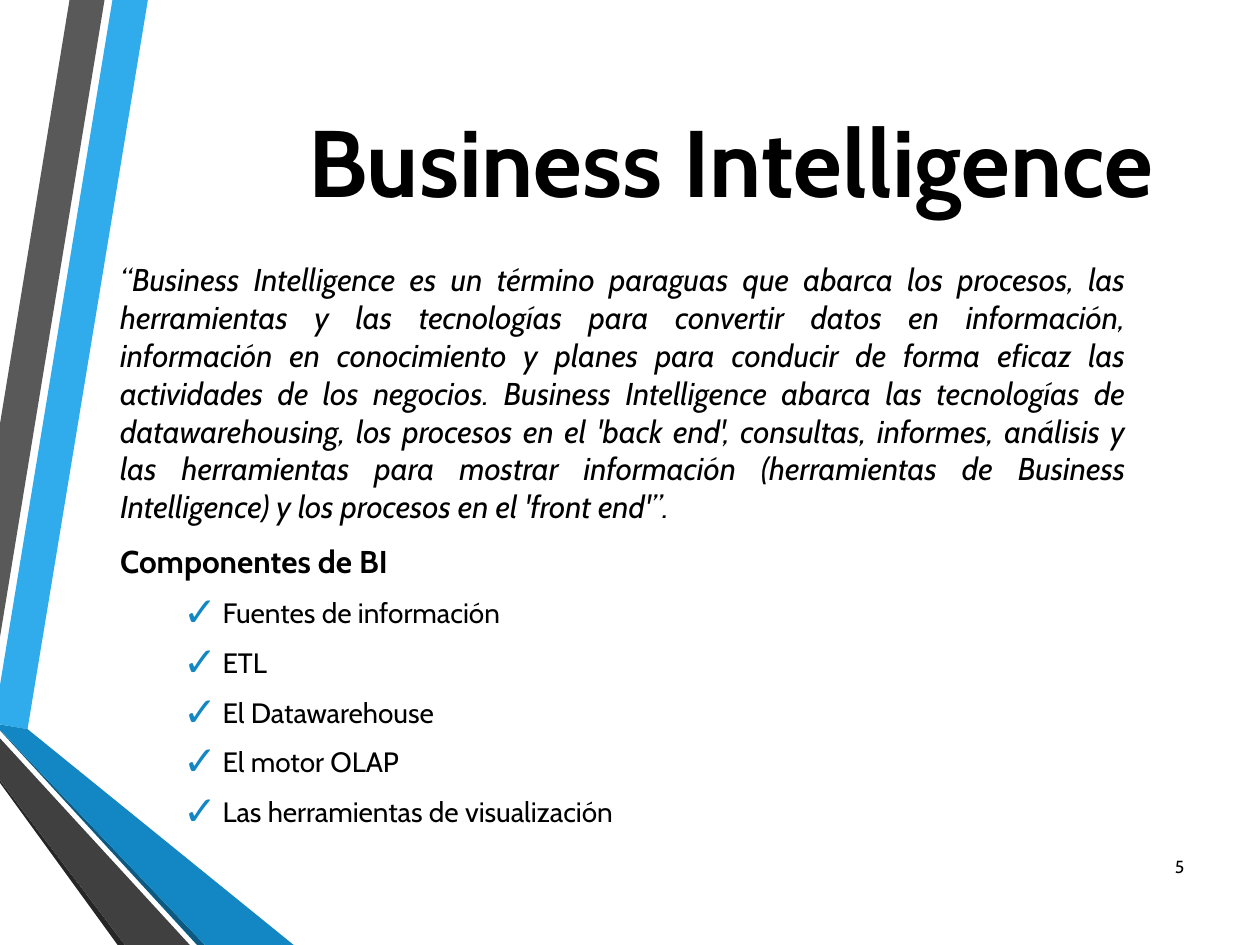
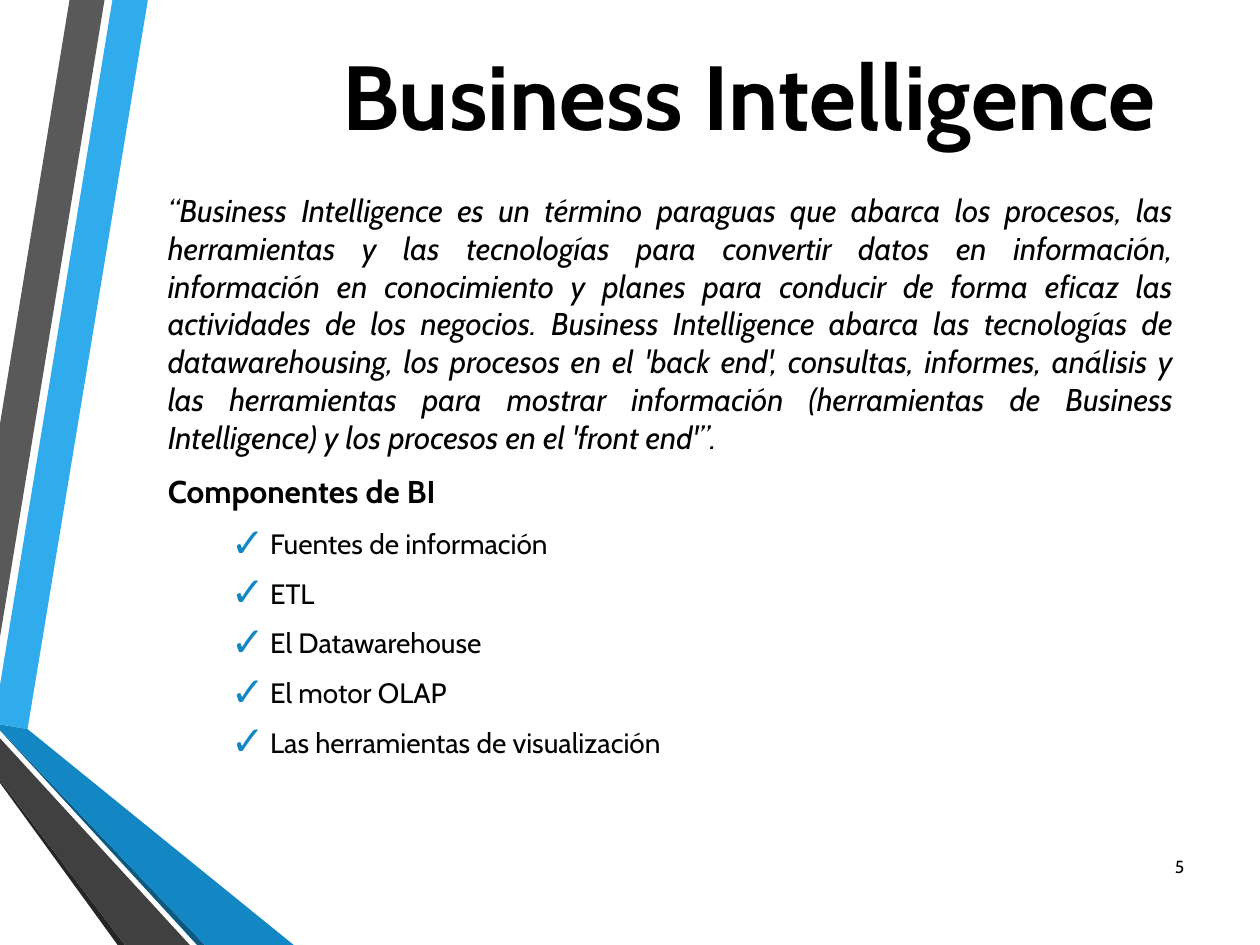
Before and after one commit to raulbenitezmartinez/tesisclei, a slide deck: slide 5 of Presentacion CLEI-JAIIO 2017.pptx. Drawn at 1260x945 pixels with LibreOffice and Linux fonts; fonts in the diff are those of the drawing; background and template pictures are left out. Boxes give left, top, right and bottom in pixels: in the first picture for what was removed or moved away, otherwise in the second. Text is boxed around its words. In the diff, an @@ line names an element or a change of style, - is before the commit and + after.

```diff
--- a/Presentacion CLEI-JAIIO 2017.pptx
+++ b/Presentacion CLEI-JAIIO 2017.pptx
@@ text "Business Intelligence" moved from (x1=308, y1=126, x2=1153, y2=218) to (x1=342, y1=61, x2=1156, y2=151) @@
@@ text "Business Intelligence" at (x1=342, y1=61, x2=1156, y2=151): size 54 to 52 pt @@
@@ text "“Business Intelligence es un término ..." moved from (x1=120, y1=267, x2=1125, y2=823) to (x1=168, y1=198, x2=1173, y2=754) @@
```
Also in this commit, not shown: 3 slides added, 2 slides removed.
